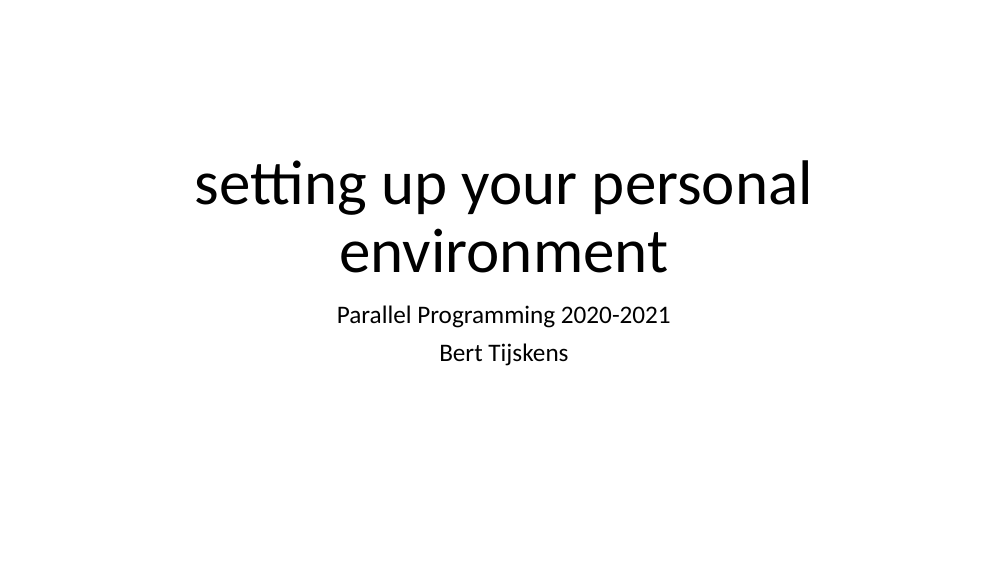
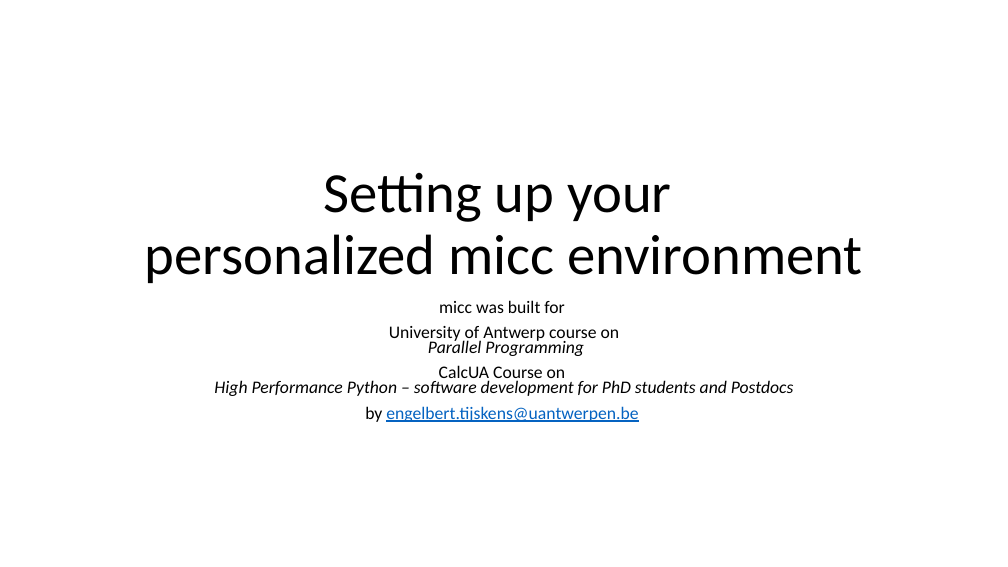
Before and after one commit to etijskens/pp, a slide deck: slide 1 of course-material/personal-setup.pptx. Drawn at 1008x567 pixels with LibreOffice and Linux fonts; fonts in the diff are those of the drawing. Boxes give left, top, right and bottom in pixels: in the first picture for what was removed or moved away, otherwise in the second. Text is boxed around its words. In the diff, an @@ line names an element or a change of style, - is before the commit and + after.

Commit message:
update personal-setup

```diff
--- a/course-material/personal-setup.pptx
+++ b/course-material/personal-setup.pptx
@@ title at bbox=[145, 173, 863, 283]: text changed; size 60 to 54 pt @@
-setting up your personal environment
+Setting up your
+personalized micc environment
@@ subtitle at bbox=[214, 300, 793, 422]: text changed; size 24 to 16.8 pt @@
-Parallel Programming 2020-2021
-Bert Tijskens
+micc was built for
+University of Antwerp course on
+Parallel Programming
+CalcUA Course on
+High Performance Python – software development for PhD students and Postdocs
+by engelbert.tijskens@uantwerpen.be
```
Also in this commit, not shown: 2 other slides changed, 3 slides added, 2 other files.
